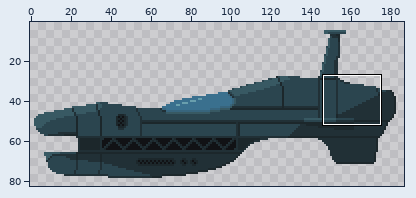
File history of a sprite sheet, Assets/Sprites/Spaceship.png. The first picture is a wide view before the edit; the outline marks the close-up.
Close-up. Earlier state:
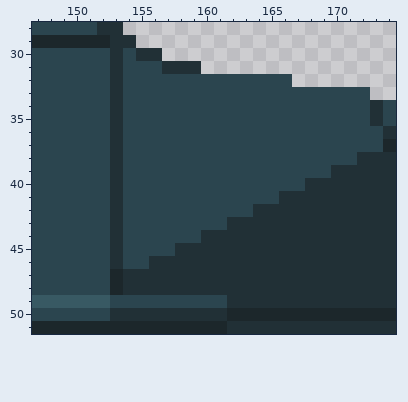
The file is 189x88 pixels. Shown: x 147..174, y 28..51. The wide view leaves out empty margins.
After the commit:
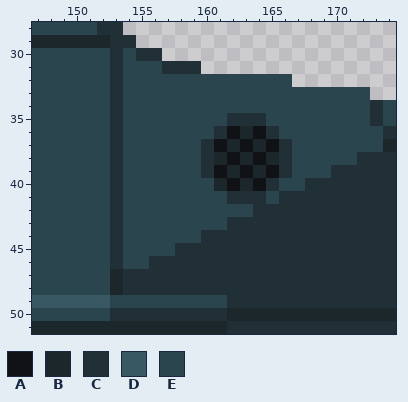
Palette (. is transparent): A #111215  B #1c272b  C #213036  D #385963  E #2b454f
Edits made:
y 35: x 162..164 EEE -> CCC
y 36: x 161..165 EEEEE -> CABAC
y 37: x 160..166 EEEEEEE -> CABABAC
y 38: x 160..166 EEEEEEE -> CBABABC
y 39: x 160..166 EEEEEEE -> CABABAC
y 40: x 161..165 EEEEE -> BABAC
y 41: x 162..164 EEE -> CCC
Changed places in both close-ups, as pixel boxes (x1, y1, x2, y2):
changed: (201, 113, 292, 204)
